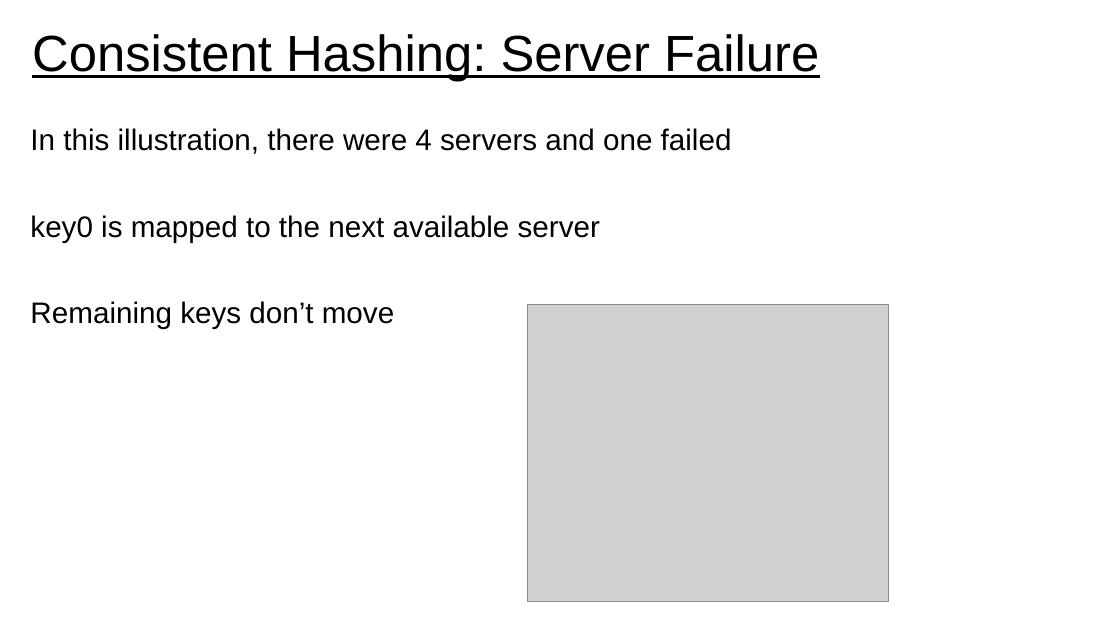
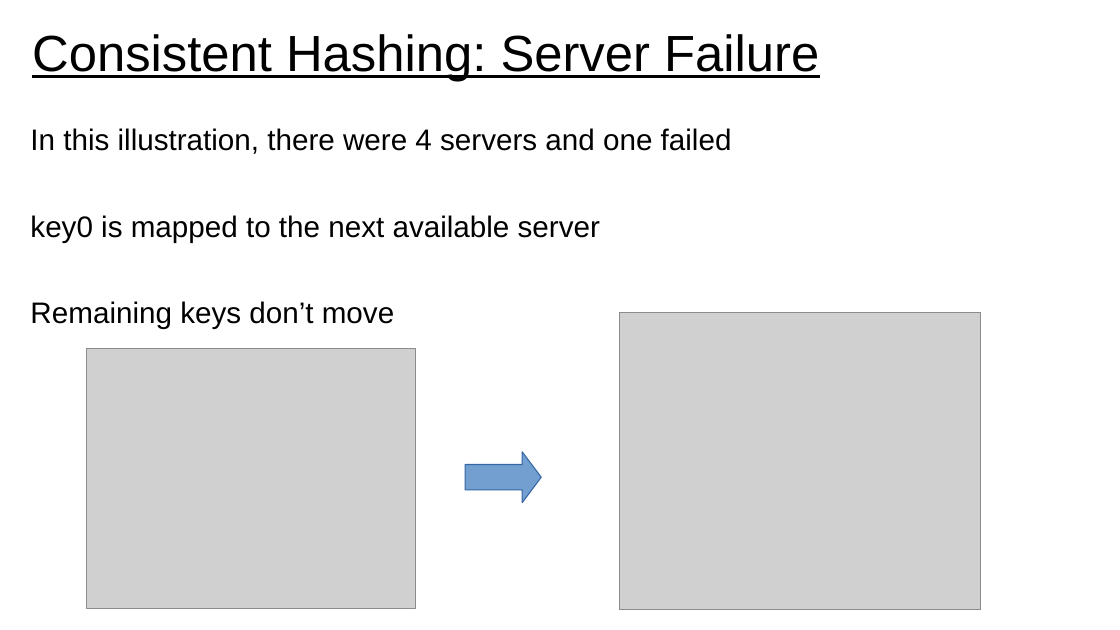
Before and after one commit to UVADS/distributed_computing, a slide deck: slide 15 of 09_distributed_data_concepts_and_tools/consistent_hashing.ppt (slide 10 before the commit). Drawn at 1120x630 pixels with LibreOffice and Linux fonts; fonts in the diff are those of the drawing; grey boxes stand for pictures. Boxes give left, top, right and bottom in pixels: in the first picture for what was removed or moved away, otherwise in the second. Text is boxed around its words. In the diff, an @@ line names an element or a change of style, - is before the commit and + after.

```diff
--- a/09_distributed_data_concepts_and_tools/consistent_hashing.ppt
+++ b/09_distributed_data_concepts_and_tools/consistent_hashing.ppt
@@ picture: place and size @@
-picture at [527, 305, 889, 603]
+picture at [620, 313, 982, 611]
@@ picture added at [87, 349, 416, 609] @@
@@ right arrow added at [465, 452, 542, 503], fill #729FCF, outline #3465A4 0.74 pt @@
```
Also in this commit, not shown: 7 other slides changed, 6 slides added, 1 slide removed.
